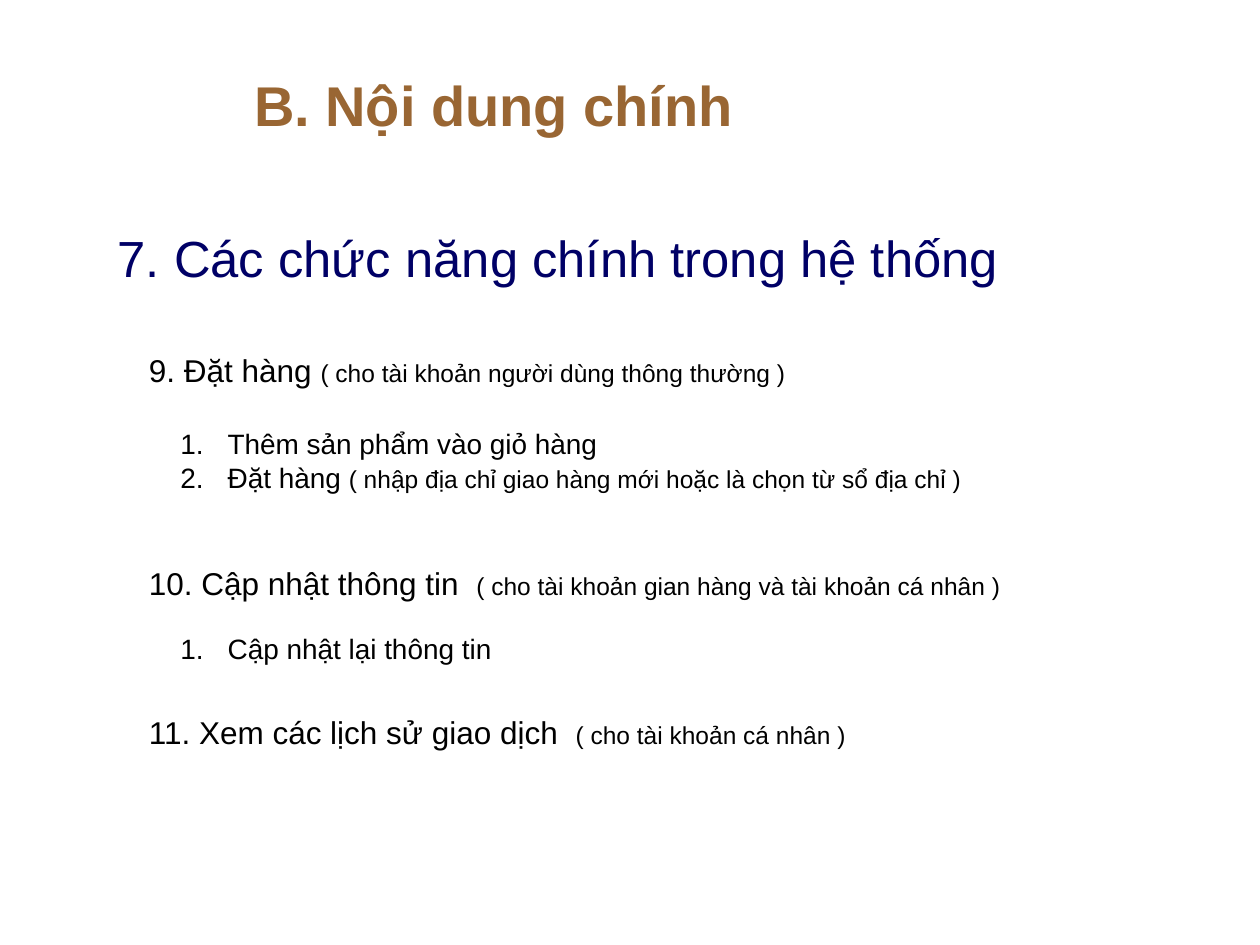
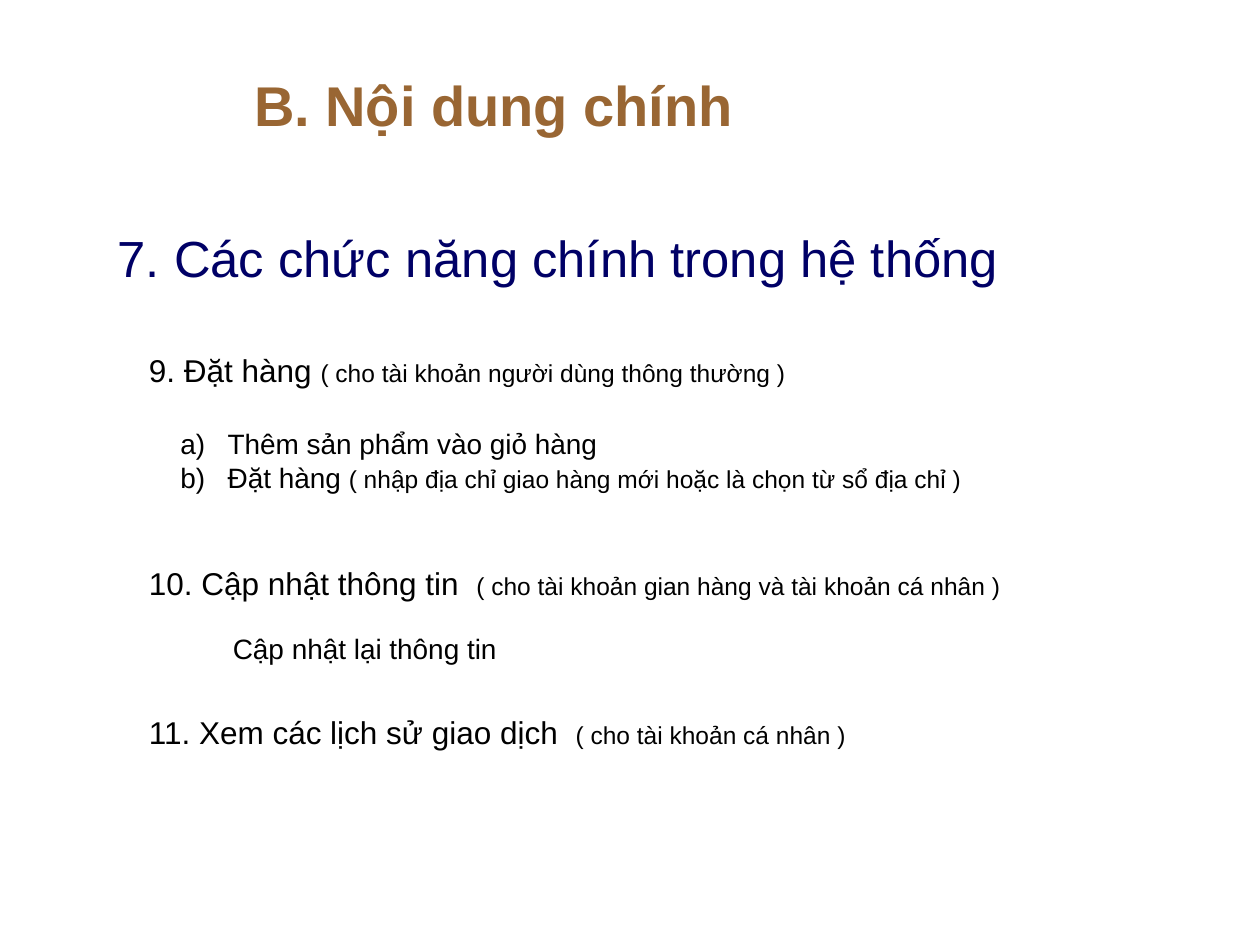
Before and after one commit to khanhpro1996ct/luanvanTN, a slide deck: slide 26 of SlideBaoCaoLVTN_NguyenQuocKhanh.pptx. Drawn at 1260x945 pixels with LibreOffice and Linux fonts; fonts in the diff are those of the drawing; background and template pictures are left out. Boxes give left, top, right and bottom in pixels: in the first picture for what was removed or moved away, otherwise in the second. Text is boxed around its words. In the diff, an @@ line names an element or a change of style, - is before the commit and + after.

```diff
--- a/SlideBaoCaoLVTN_NguyenQuocKhanh.pptx
+++ b/SlideBaoCaoLVTN_NguyenQuocKhanh.pptx
@@ text "Thêm sản phẩm vào giỏ ..." at (x1=228, y1=432, x2=945, y2=493): bullet 1. to a) @@
@@ text "Cập nhật lại thông tin" at (x1=233, y1=638, x2=496, y2=664): bullet 1. to none @@
```
Also in this commit, not shown: 3 other slides changed, 5 other files.
